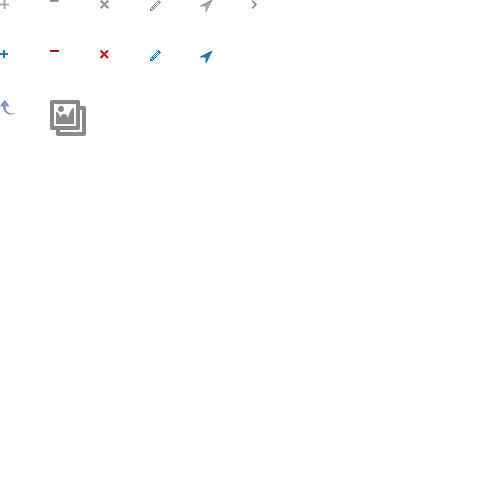
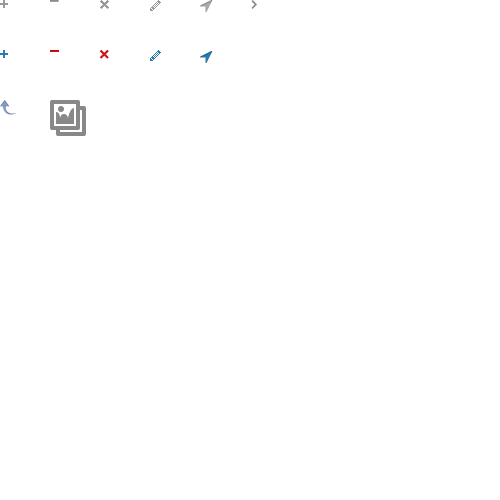
Before/after of a w=500, h=500 layered artwork. What changed in the layer stack:
renamed "Rectangle 1 copy 3" to "Rectangle 1 copy 5", moved it above "Rectangle 1 copy 4", painted on it over box(0, 0, 9, 9)
